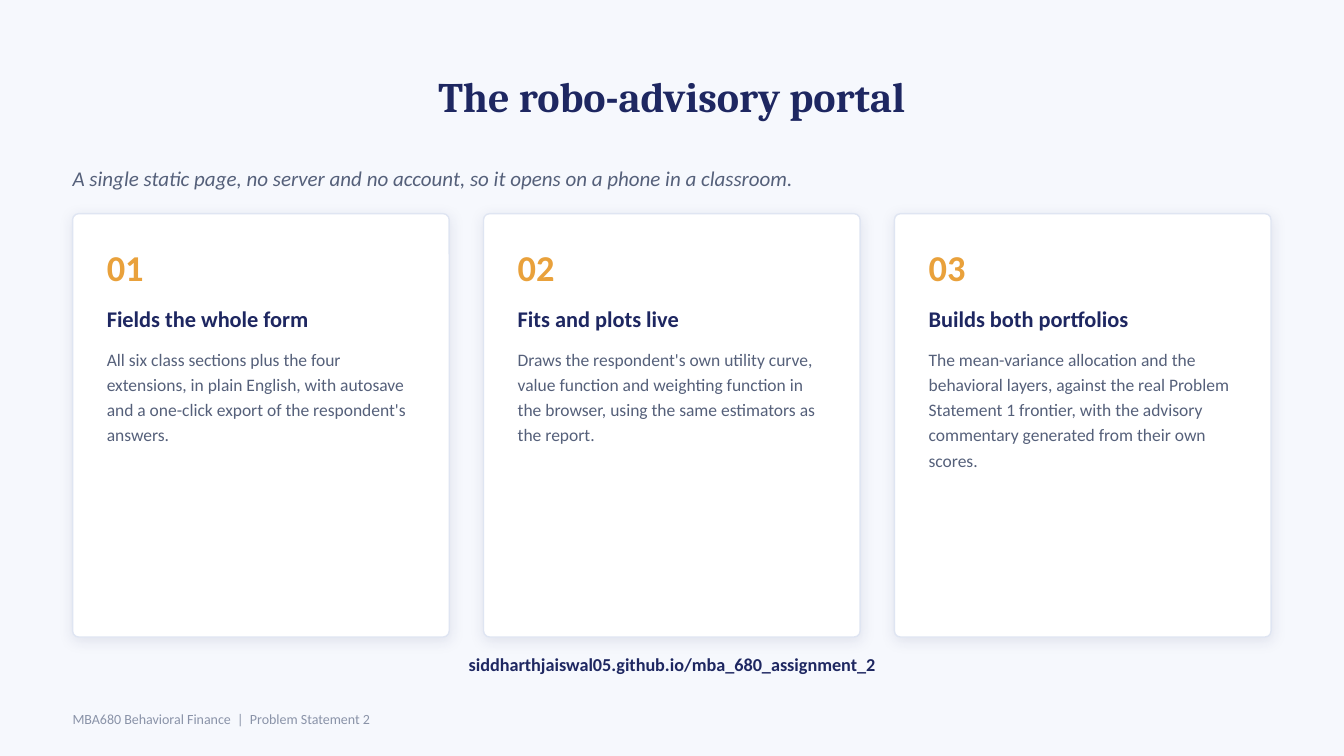
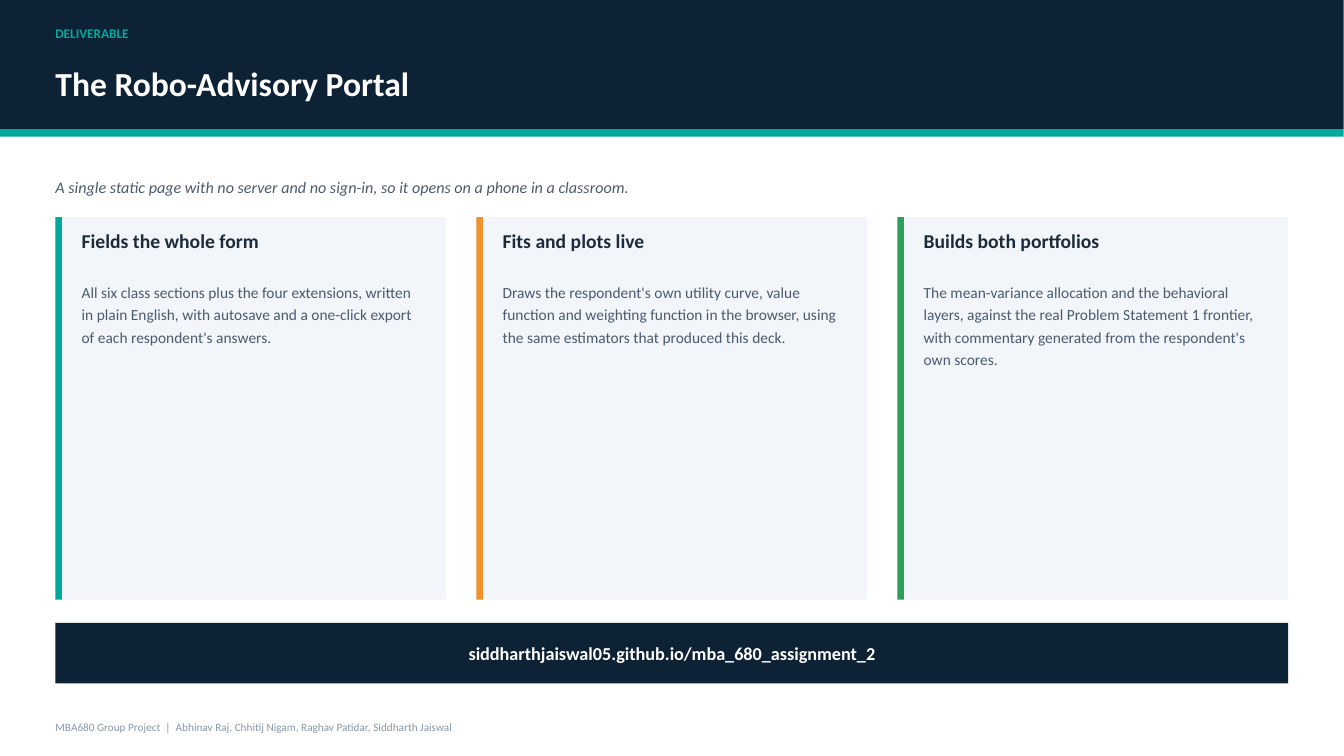
Before and after one commit to siddharthjaiswal05/mba_680_assignment_2, a slide deck: slide 11 of deck/MBA680_Presentation.pptx (slide 14 before the commit). Drawn at 1344x756 pixels with LibreOffice and Linux fonts; fonts in the diff are those of the drawing. Boxes give left, top, right and bottom in pixels: in the first picture for what was removed or moved away, otherwise in the second. Text is boxed around its words. In the diff, an @@ line names an element or a change of style, - is before the commit and + after.

Commit message:
Rebuild the deck on the group template, with the gaps framed as completed work and next steps

```diff
--- a/deck/MBA680_Presentation.pptx
+++ b/deck/MBA680_Presentation.pptx
@@ background #F6F8FD to #FFFFFF @@
@@ rectangle added at [0, 0, 1344, 129], fill #0E2235 @@
@@ text added at [55, 29, 128, 38], 9.5 pt, text #00A99D, bold @@
+DELIVERABLE
@@ text at [55, 72, 409, 102]: text changed; size 30 to 24 pt; font Cambria to Calibri; text colour #1E2761 to #FFFFFF @@
-The robo-advisory portal
+The Robo-Advisory Portal
@@ rectangle added at [0, 129, 1344, 136], fill #00A99D @@
@@ text at [55, 182, 629, 196]: text changed; size 15 to 11.5 pt; text colour #55607A to #4A5B6E @@
-A single static page, no server and no account, so it opens on a phone in a classroom.
+A single static page with no server and no sign-in, so it opens on a phone in a classroom.
@@ rectangle added at [55, 217, 447, 599], fill #F2F5F9 @@
@@ rectangle added at [55, 217, 63, 599], fill #00A99D @@
@@ rounded rectangle removed at [73, 214, 450, 637] @@
@@ text "Fields the whole form": place and size @@
-text "Fields the whole form" at [107, 311, 308, 327]
+text "Fields the whole form" at [82, 234, 258, 248]
@@ rectangle added at [477, 217, 868, 599], fill #F2F5F9 @@
@@ rectangle added at [477, 217, 484, 599], fill #F0922B @@
@@ rounded rectangle removed at [484, 214, 861, 637] @@
@@ text "Fits and plots live": place and size @@
-text "Fits and plots live" at [518, 311, 679, 331]
+text "Fits and plots live" at [503, 234, 645, 251]
@@ rounded rectangle removed at [894, 214, 1271, 637] @@
@@ rectangle added at [897, 217, 1289, 599], fill #F2F5F9 @@
@@ rectangle added at [897, 217, 904, 599], fill #2E9E5B @@
@@ size 16 to 14 pt, text colour #1E2761 to #1C2B3A; vertical alignment middle to top in 3 elements at [503, 234, 645, 251], [82, 234, 258, 248], [924, 234, 1099, 251] @@
@@ text "Builds both portfolios": place and size @@
-text "Builds both portfolios" at [929, 311, 1129, 331]
+text "Builds both portfolios" at [924, 234, 1099, 251]
@@ text removed at [107, 257, 144, 281] @@
-01
@@ text removed at [518, 257, 555, 282] @@
-02
@@ text removed at [929, 257, 966, 282] @@
-03
@@ text at [82, 287, 412, 346]: text changed; size 12.5 to 11 pt; text colour #55607A to #4A5B6E @@
-All six class sections plus the four extensions, in plain English, with autosave and a one-click export of the respondent's answers.
+All six class sections plus the four extensions, written in plain English, with autosave and a one-click export of each respondent's answers.
@@ text at [503, 287, 836, 346]: text changed; size 12.5 to 11 pt; text colour #55607A to #4A5B6E @@
-Draws the respondent's own utility curve, value function and weighting function in the browser, using the same estimators as the report.
+Draws the respondent's own utility curve, value function and weighting function in the browser, using the same estimators that produced this deck.
@@ text at [924, 287, 1253, 365]: text changed; size 12.5 to 11 pt; text colour #55607A to #4A5B6E @@
-The mean-variance allocation and the behavioral layers, against the real Problem Statement 1 frontier, with the advisory commentary generated from their own scores.
+The mean-variance allocation and the behavioral layers, against the real Problem Statement 1 frontier, with commentary generated from the respondent's own scores.
@@ text "siddharthjaiswal05.github.io/mba_680_assignment_2": place and size @@
-text "siddharthjaiswal05.github.io/mba_680_assignment_2" at [469, 658, 876, 674]
+text "siddharthjaiswal05.github.io/mba_680_assignment_2" at [469, 647, 876, 663]
@@ text "siddharthjaiswal05.github.io/mba_680_assignment_2" at [469, 647, 876, 663]: text colour #1E2761 to #FFFFFF @@
@@ rectangle added at [55, 623, 1289, 684], fill #0E2235 @@
@@ text removed at [73, 714, 370, 724] @@
-MBA680 Behavioral Finance | Problem Statement 2
@@ text added at [55, 723, 452, 733], 8 pt, text #8898A8 @@
+MBA680 Group Project | Abhinav Raj, Chhitij Nigam, Raghav Patidar, Siddharth Jaiswal
```
Also in this commit, not shown: 2 other slides changed, 9 slides added, 12 slides removed, 5 other files.
